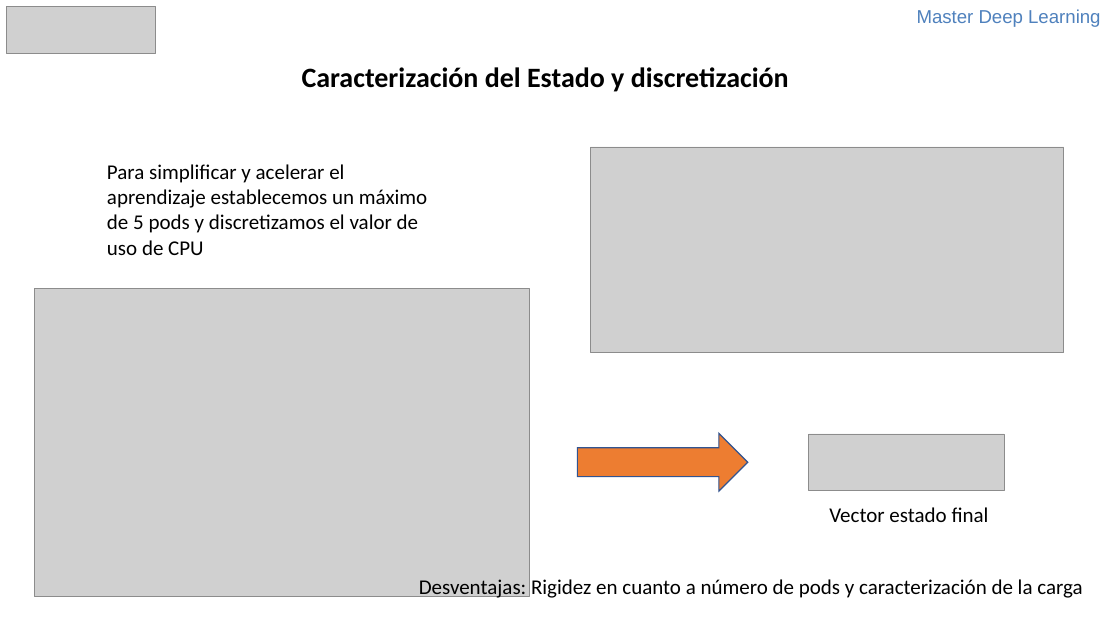
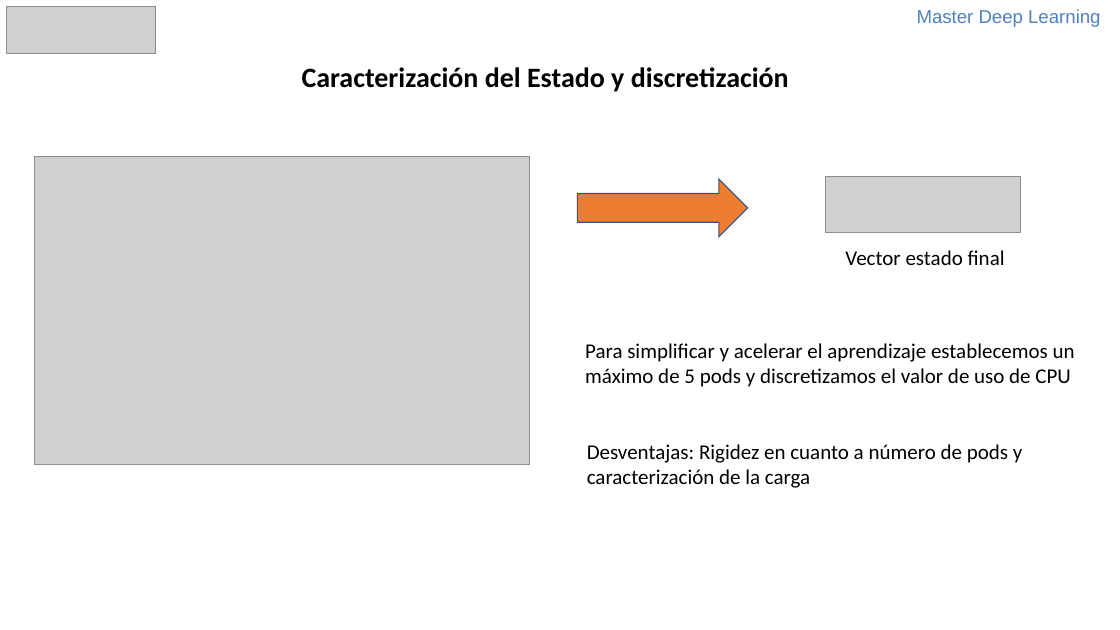
Before and after one commit to mlalandag/HPAwDRL, a slide deck: slide 7 of doc/HPAWithDQN.pptx (slide 8 before the commit). Drawn at 1120x630 pixels with LibreOffice and Linux fonts; fonts in the diff are those of the drawing; grey boxes stand for pictures. Boxes give left, top, right and bottom in pixels: in the first picture for what was removed or moved away, otherwise in the second. Text is boxed around its words. In the diff, an @@ line names an element or a change of style, - is before the commit and + after.

```diff
--- a/doc/HPAWithDQN.pptx
+++ b/doc/HPAWithDQN.pptx
@@ picture removed at bbox=[591, 147, 1064, 353] @@
@@ picture: place and size @@
-picture at bbox=[34, 289, 530, 597]
+picture at bbox=[34, 156, 530, 464]
@@ right arrow: place and size @@
-right arrow at bbox=[577, 434, 748, 492]
+right arrow at bbox=[577, 179, 748, 237]
@@ picture: place and size @@
-picture at bbox=[809, 434, 1004, 491]
+picture at bbox=[825, 177, 1020, 234]
@@ text "Vector estado final": place and size @@
-text "Vector estado final" at bbox=[829, 507, 989, 522]
+text "Vector estado final" at bbox=[845, 250, 1005, 265]
@@ text "Para simplificar y acelerar el ..." rewrapped from bbox=[107, 164, 427, 255] to bbox=[585, 343, 1075, 387] @@
@@ text "Desventajas: Rigidez en cuanto a ..." rewrapped from bbox=[419, 579, 1082, 600] to bbox=[587, 444, 1022, 488] @@
```
Also in this commit, not shown: 3 other slides changed, 1 slide removed.
